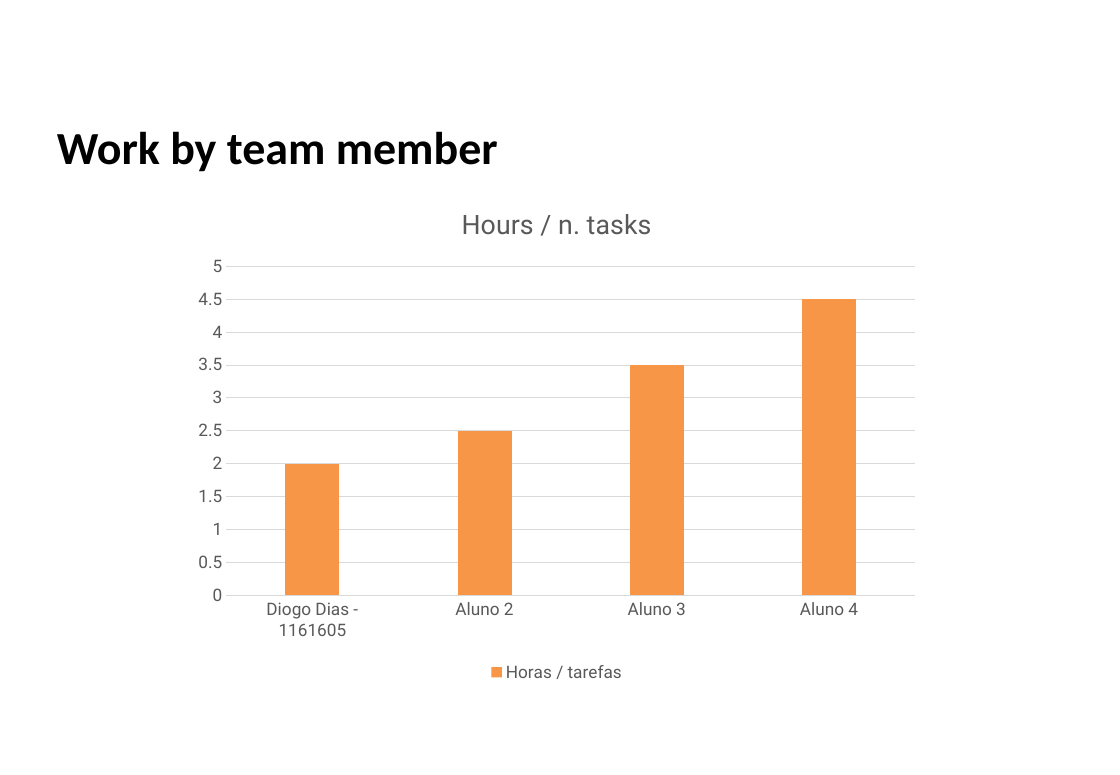
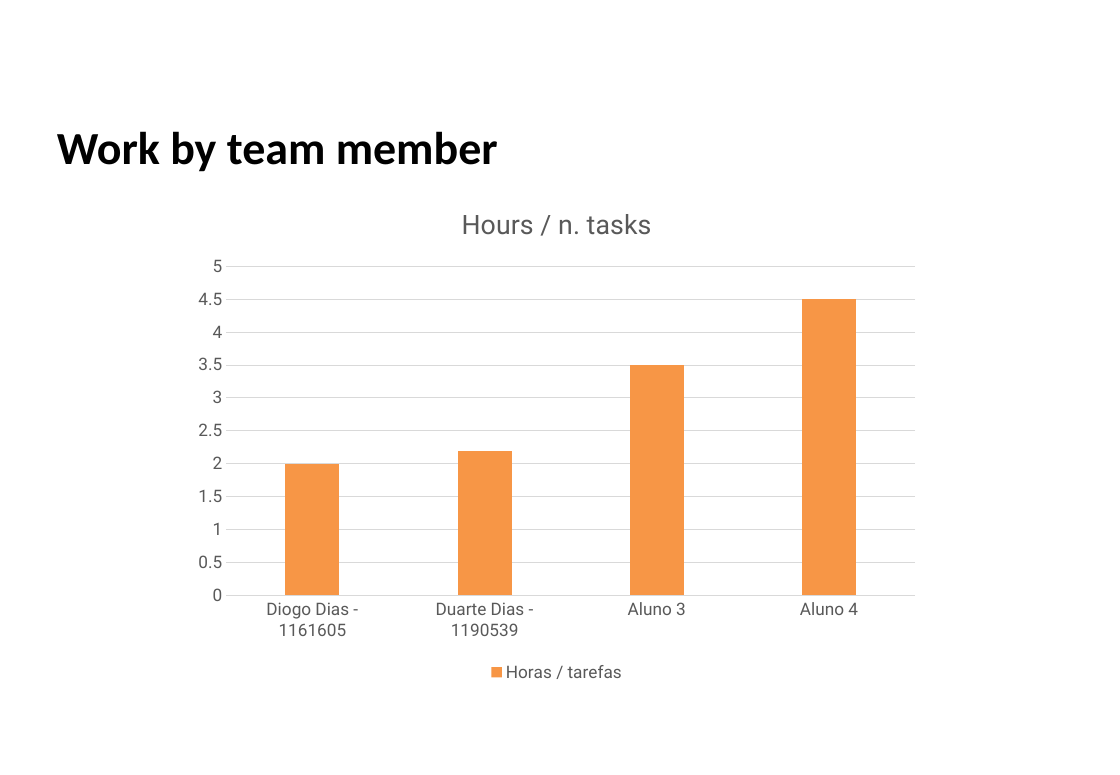
Before and after one commit to Diogosadias/LEI_PI_SEM3, a slide deck: slide 5 of docs/Sprint 2/LAPR3 - Sprint 2 Status Report.pptx. Drawn at 1120x775 pixels with LibreOffice and Linux fonts; fonts in the diff are those of the drawing; background and template pictures are left out. Boxes give left, top, right and bottom in pixels: in the first picture for what was removed or moved away, otherwise in the second. Text is boxed around its words. In the diff, an @@ line names an element or a change of style, - is before the commit and + after.

```diff
--- a/docs/Sprint 2/LAPR3 - Sprint 2 Status Report.pptx
+++ b/docs/Sprint 2/LAPR3 - Sprint 2 Status Report.pptx
@@ column chart at <box>183,189,930,687</box> @@
-categories: Diogo Dias - 1161605, Aluno 2, Aluno 3, Aluno 4
+categories: Diogo Dias - 1161605, Duarte Dias - 1190539, Aluno 3, Aluno 4
-Horas / tarefas: 2, 2.5, 3.5, 4.5
+Horas / tarefas: 2, 2.2, 3.5, 4.5
```
Also in this commit, not shown: 2 other slides changed.
